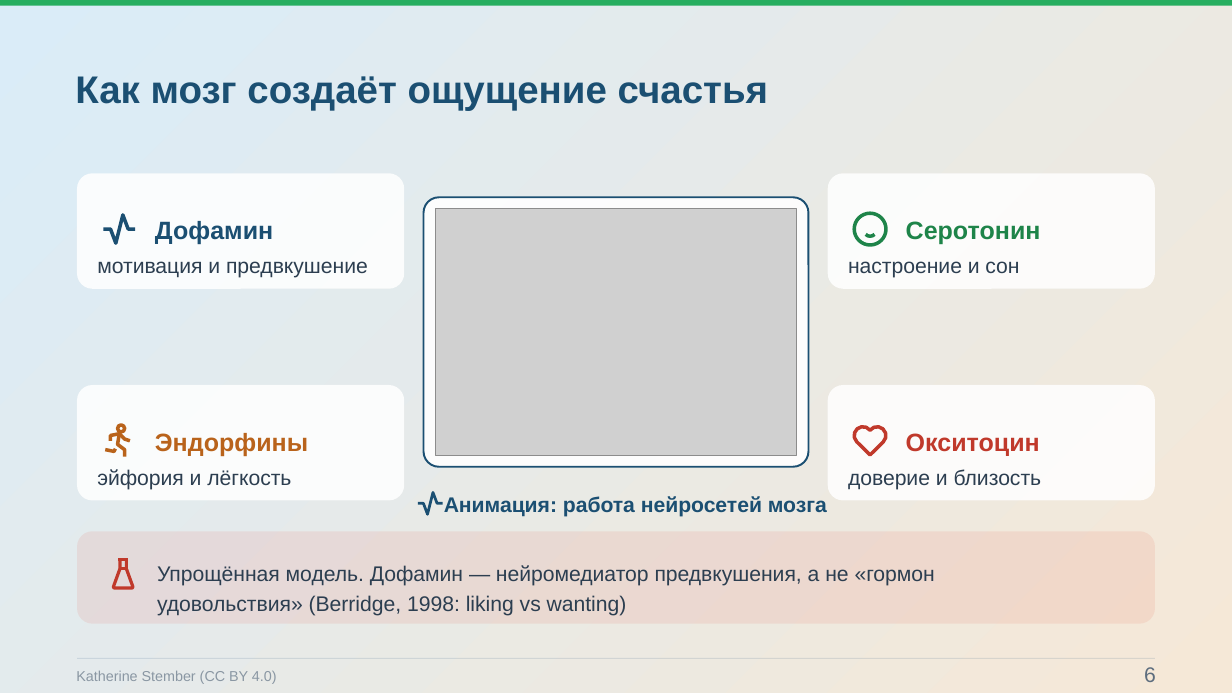
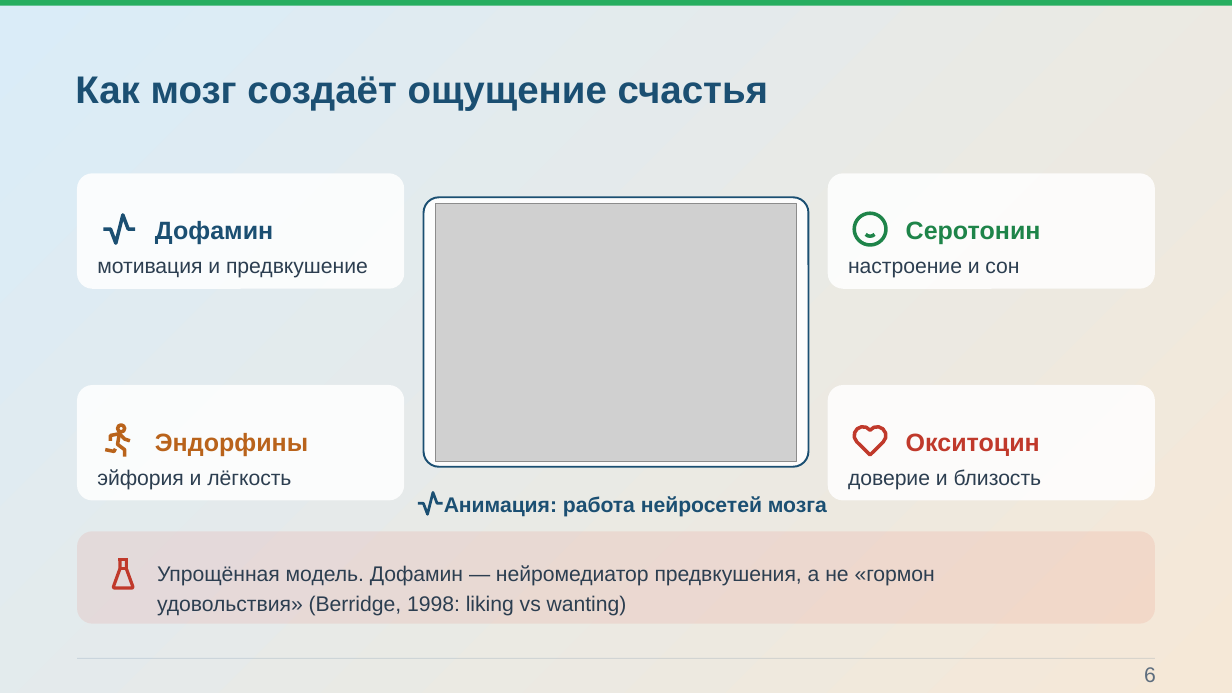
Before and after one commit to Pavel1778/Presentation-happy, a slide deck: slide 6 of Konceptsiya_schastya_static.pptx. Drawn at 1232x693 pixels with LibreOffice and Linux fonts; fonts in the diff are those of the drawing; grey boxes stand for pictures; background and template pictures are left out. Boxes give left, top, right and bottom in pixels: in the first picture for what was removed or moved away, otherwise in the second. Text is boxed around its words. In the diff, an @@ line names an element or a change of style, - is before the commit and + after.

```diff
--- a/Konceptsiya_schastya_static.pptx
+++ b/Konceptsiya_schastya_static.pptx
@@ picture: place and size @@
-picture at (435, 209, 798, 456)
+picture at (435, 203, 798, 462)
@@ text removed at (76, 671, 277, 684) @@
-Katherine Stember (CC BY 4.0)
```
Also in this commit, not shown: 10 other slides changed, 37 other files.
